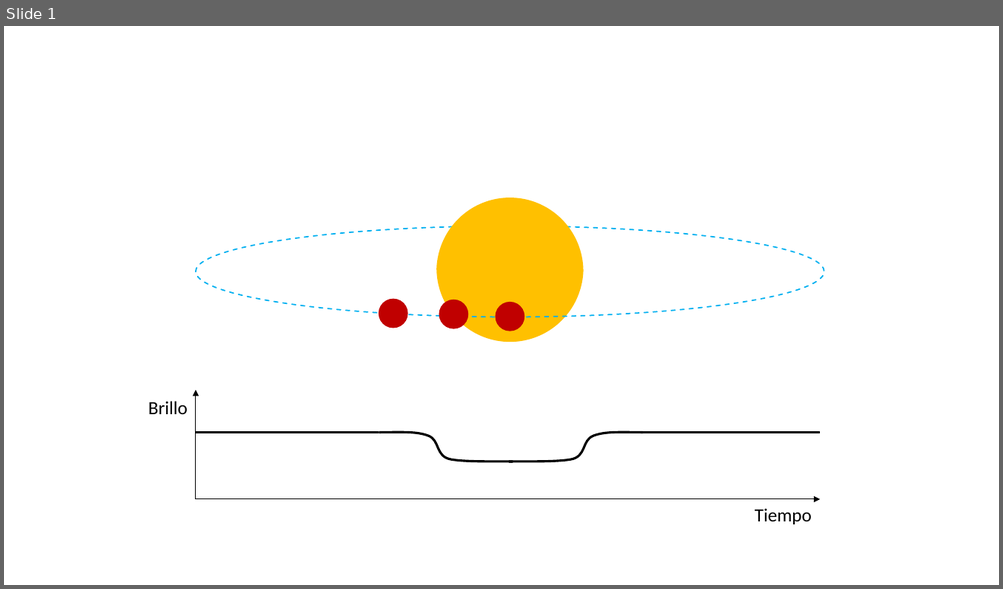
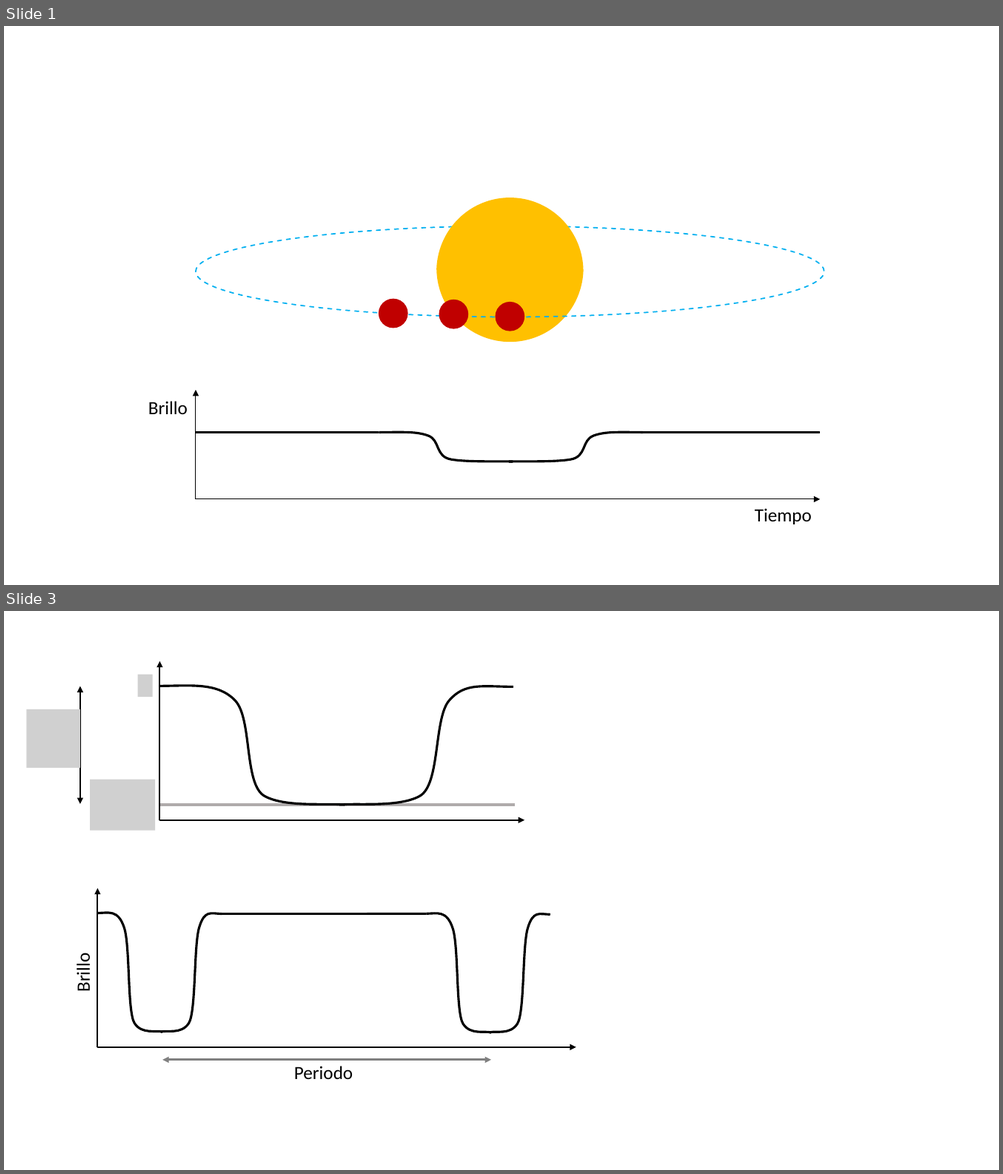
Before and after one commit to sudoAlejandro/Exoplaneta, a slide deck: figuras.pptx. Shown one above the other, each under a label of ours: slide 1 before the commit, slides 1 and 3 after it; the slides between them are not shown. The pictures are 1003x589 and 1003x1174 pixels, drawn with LibreOffice and Linux fonts; fonts in the diff are those of the drawing; grey boxes stand for pictures. Boxes give left, top, right and bottom in pixels: in the first picture for what was removed or moved away, otherwise in the second. Text is boxed around its words. In the diff, an @@ line names an element or a change of style, - is before the commit and + after.

```diff
--- a/figuras.pptx
+++ b/figuras.pptx
@@ slide 3 added at <box>4,611,999,1170</box>, background #FFFFFF @@
@@ picture added at <box>137,675,153,697</box> @@
@@ arrow added from (160, 820) to (160, 661), #000000 1.5 pt @@
@@ double arrow added from (80, 686) to (80, 804), #000000 1.25 pt @@
@@ freeform shape added at <box>160,686,345,805</box>, outline #000000 2.25 pt @@
@@ freeform shape added at <box>340,686,514,805</box>, outline #000000 2.25 pt @@
@@ picture added at <box>26,709,80,769</box> @@
@@ picture added at <box>90,780,155,830</box> @@
@@ line added from (515, 805) to (159, 805), #AFABAB 2.25 pt @@
@@ arrow added from (160, 820) to (525, 820), #000000 1.5 pt @@
@@ arrow added from (97, 1048) to (97, 889), #000000 1.5 pt @@
@@ freeform shape added at <box>98,913,163,1033</box>, outline #000000 2.25 pt @@
@@ freeform shape added at <box>161,914,222,1033</box>, outline #000000 2.25 pt @@
@@ line added from (222, 914) to (427, 914), #000000 2 pt @@
@@ freeform shape added at <box>427,914,491,1034</box>, outline #000000 2.25 pt @@
@@ freeform shape added at <box>489,914,550,1033</box>, outline #000000 2.25 pt @@
@@ text added at <box>72,957,95,991</box>, 18 pt, text #000000 @@
+Brillo
@@ arrow added from (97, 1048) to (576, 1048), #000000 1.5 pt @@
@@ double arrow added from (163, 1060) to (491, 1060), #808080 2 pt @@
@@ text added at <box>294,1066,353,1079</box>, 18 pt, text #000000 @@
+Periodo
```
Also in this commit, not shown: 1 other slide added, 18 other files.
